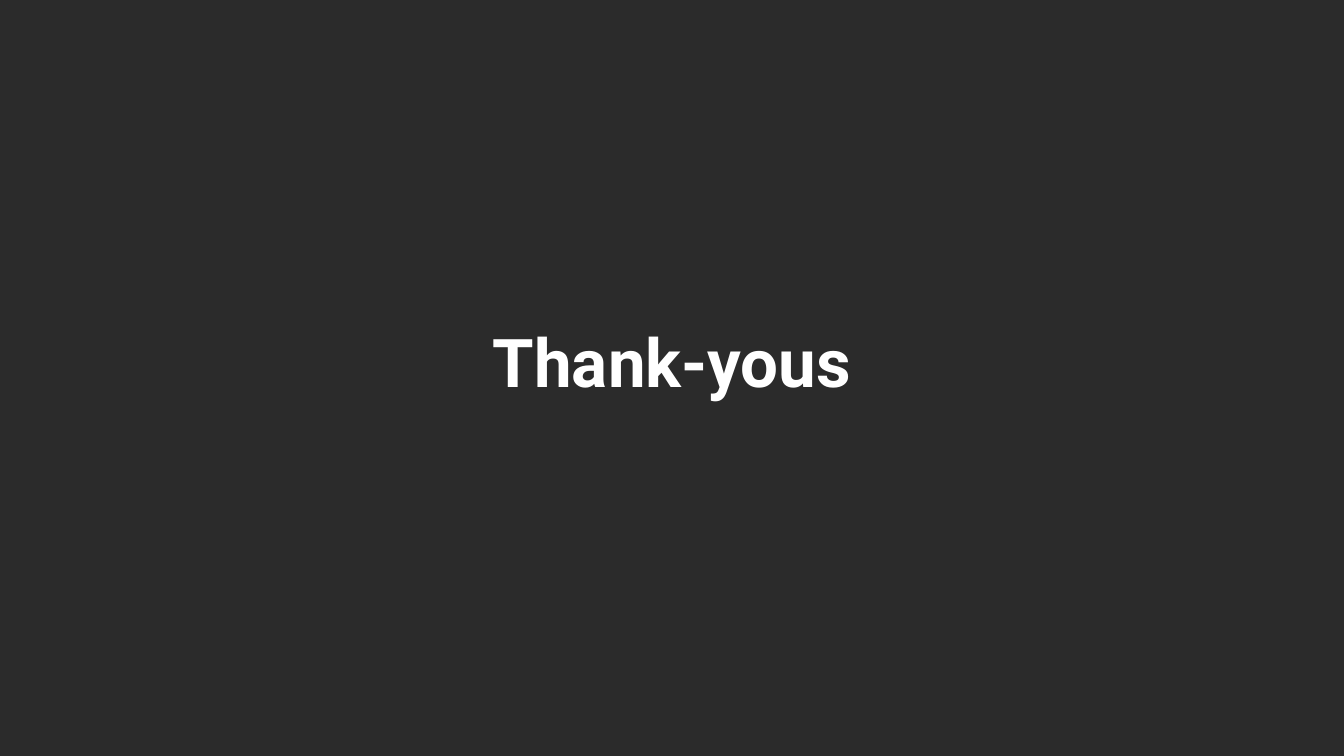
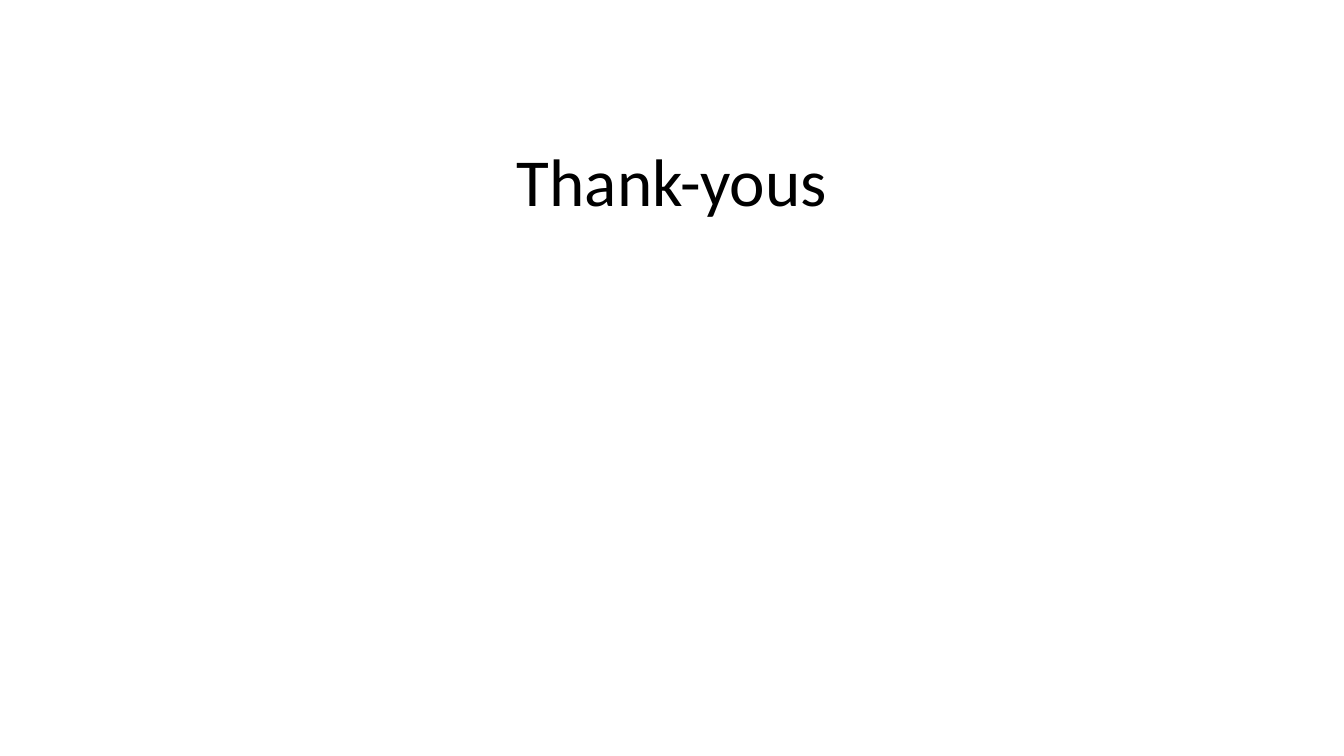
Before and after one commit to bpmerkel/FLLSlides, a slide deck: slide 2 of Api/Templates/Awards Ceremony - Short.pptx. Drawn at 1344x756 pixels with LibreOffice and Linux fonts; fonts in the diff are those of the drawing; background and template pictures are left out; a plain dark background stands for a picture behind light text. Boxes give left, top, right and bottom in pixels: in the first picture for what was removed or moved away, otherwise in the second. Text is boxed around its words. In the diff, an @@ line names an element or a change of style, - is before the commit and + after.

```diff
--- a/Api/Templates/Awards Ceremony - Short.pptx
+++ b/Api/Templates/Awards Ceremony - Short.pptx
@@ background picture (left out) to #FFFFFF @@
@@ title "Thank-yous": place and size @@
-title "Thank-yous" at [493,336,851,402]
+title "Thank-yous" at [517,159,827,217]
@@ title "Thank-yous" at [517,159,827,217]: font Roboto to Calibri, text colour #FFFFFF to #000000, bold off @@
```
Also in this commit, not shown: 26 other slides changed.
